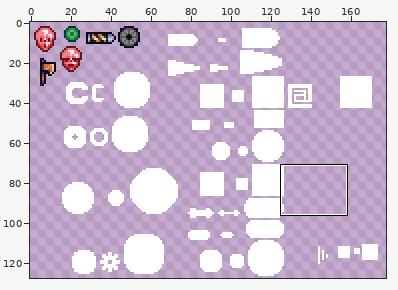
One commit to this pixel-art file: BurningKnight/Content/Animations/projectiles.ase. Above: a wide view before the commit, with the close-up outlined.
Close-up. As it was:
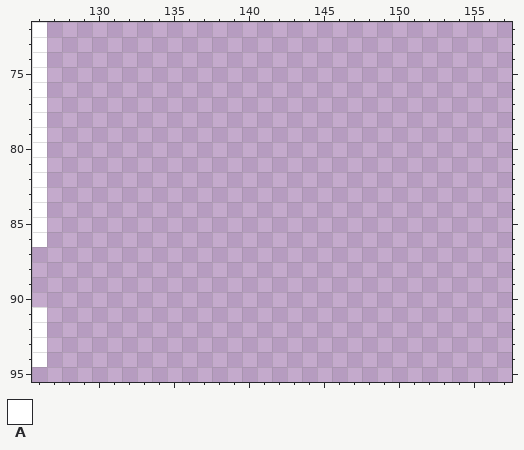
214x128 pixels, 1 frame. Shown: x 126..157, y 72..95. The wide view leaves out empty margins.
Palette (. is transparent): A #ffffff
Pixels before, first column x 126:
72 A
73 A
74 A
75 A
76 A
77 A
78 A
79 A
80 A
81 A
82 A
83 A
84 A
85 A
86 A
87 .
88 .
89 .
90 .
91 A
92 A
93 A
94 A
After:
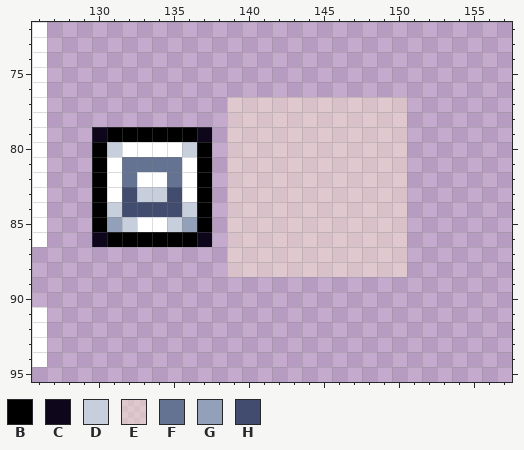
Colours new in this view: B #000000  C #0e071b  D #c7cfdd  E #f9e6cf81  F #657392  G #92a1b9  H #424c6e
What changed:
y 77..78: x 139..150 ............ -> EEEEEEEEEEEE
y 79: x 130..137 ........ -> CBBBBBBC; x 139..150 ............ -> EEEEEEEEEEEE
y 80: x 130..137 ........ -> BDAAAADB; x 139..150 ............ -> EEEEEEEEEEEE
y 81: x 130..137 ........ -> BAFFFFAB; x 139..150 ............ -> EEEEEEEEEEEE
y 82: x 130..137 ........ -> BAFAAFAB; x 139..150 ............ -> EEEEEEEEEEEE
y 83: x 130..137 ........ -> BAHDDHAB; x 139..150 ............ -> EEEEEEEEEEEE
y 84: x 130..137 ........ -> BDHHHHDB; x 139..150 ............ -> EEEEEEEEEEEE
y 85: x 130..137 ........ -> BGDAADGB; x 139..150 ............ -> EEEEEEEEEEEE
y 86: x 130..137 ........ -> CBBBBBBC; x 139..150 ............ -> EEEEEEEEEEEE
y 87..88: x 139..150 ............ -> EEEEEEEEEEEE
Where, in picture pixels (left, top, right, bottom), the same in both close-ups:
added: (92, 97, 407, 277)
